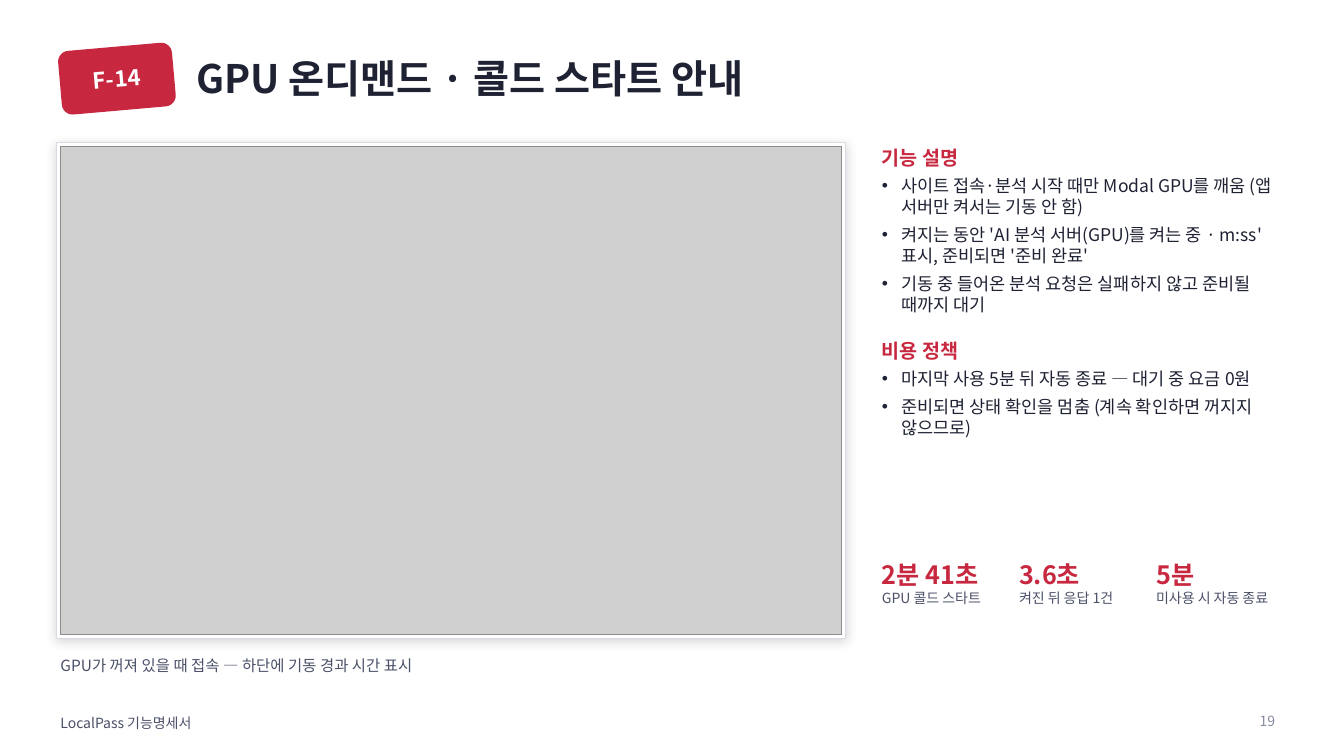
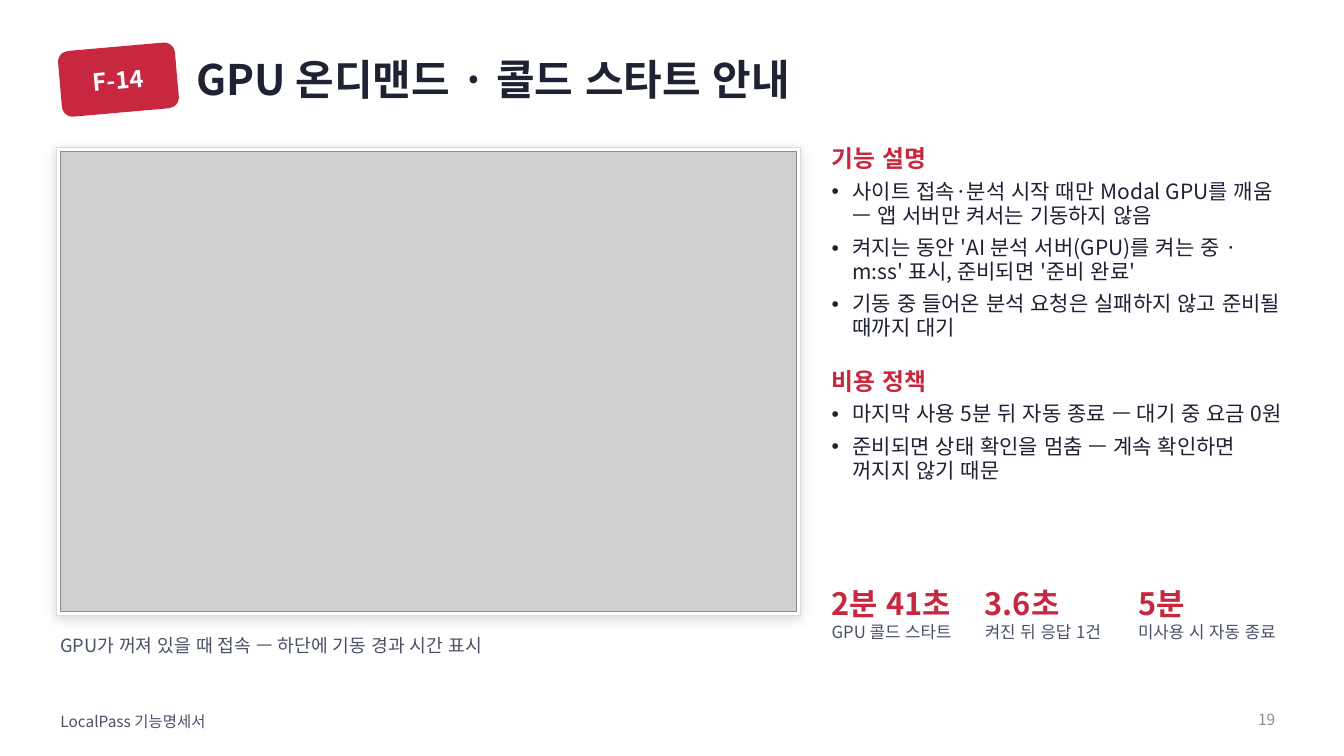
Before and after one commit to 55wind/localpass, a slide deck: slide 19 of docs/LocalPass_기능명세서.pptx. Drawn at 1344x756 pixels with LibreOffice and Linux fonts; fonts in the diff are those of the drawing; grey boxes stand for pictures. Boxes give left, top, right and bottom in pixels: in the first picture for what was removed or moved away, otherwise in the second. Text is boxed around its words. In the diff, an @@ line names an element or a change of style, - is before the commit and + after.

```diff
--- a/docs/LocalPass_기능명세서.pptx
+++ b/docs/LocalPass_기능명세서.pptx
@@ rounded rectangle "F-14" at (x1=58, y1=42, x2=179, y2=117): size 16 to 17 pt; proportions changed @@
@@ title "GPU 온디맨드 · 콜드 스타트 ..." at (x1=197, y1=59, x2=790, y2=99): size 28 to 30 pt @@
@@ rectangle resized from (x1=56, y1=142, x2=846, y2=638) to (x1=56, y1=147, x2=801, y2=615) @@
@@ text at (x1=832, y1=147, x2=1282, y2=423): size 14 to 17 pt in "기능 설명", "비용 정책"; size 12.5 to 15 pt in "켜지는 동안 'AI 분석 서버(GPU)를 켜는 중 ...", "기동 중 들어온 분석 요청은 실패하지 않고 ...", "마지막 사용 5분 뒤 자동 종료 — ..."; line spacing 1 to 0.95; more space between paragraphs; indent changed @@
@@ text "기능 설명" moved from (x1=882, y1=148, x2=1272, y2=438) to (x1=832, y1=147, x2=1282, y2=480) @@
@@ picture resized from (x1=60, y1=146, x2=842, y2=634) to (x1=60, y1=151, x2=797, y2=611) @@
@@ text at (x1=853, y1=181, x2=1273, y2=225): text changed; size 12.5 to 15 pt @@
-• 사이트 접속·분석 시작 때만 Modal GPU를 깨움 (앱 서버만 켜서는 기동 안 함)
+• 사이트 접속·분석 시작 때만 Modal GPU를 깨움 — 앱 서버만 켜서는 기동하지 않음
@@ text at (x1=853, y1=436, x2=1235, y2=480): text changed; size 12.5 to 15 pt @@
-• 준비되면 상태 확인을 멈춤 (계속 확인하면 꺼지지 않으므로)
+• 준비되면 상태 확인을 멈춤 — 계속 확인하면 꺼지지 않기 때문
@@ text "2분 41초" moved from (x1=882, y1=563, x2=981, y2=604) to (x1=832, y1=589, x2=952, y2=640) @@
@@ text "2분 41초" at (x1=832, y1=589, x2=952, y2=640): size 18 to 22 pt in "2분 41초"; size 10 to 12 pt in "GPU 콜드 스타트" @@
@@ text "3.6초" moved from (x1=1019, y1=563, x2=1114, y2=604) to (x1=985, y1=589, x2=1101, y2=640) @@
@@ text "3.6초" at (x1=985, y1=589, x2=1101, y2=640): size 18 to 22 pt in "3.6초"; size 10 to 12 pt in "켜진 뒤 응답 1건" @@
@@ text "5분" moved from (x1=1156, y1=563, x2=1268, y2=604) to (x1=1138, y1=590, x2=1276, y2=640) @@
@@ text "5분" at (x1=1138, y1=590, x2=1276, y2=640): size 18 to 22 pt in "5분"; size 10 to 12 pt in "미사용 시 자동 종료" @@
@@ text "GPU가 꺼져 있을 때 접속 ..." moved from (x1=60, y1=658, x2=412, y2=672) to (x1=60, y1=637, x2=481, y2=654) @@
@@ text "GPU가 꺼져 있을 때 접속 ..." at (x1=60, y1=637, x2=481, y2=654): size 11 to 13 pt @@
@@ text "LocalPass 기능명세서" at (x1=60, y1=714, x2=205, y2=728): size 10 to 11 pt @@
@@ page number at (x1=1258, y1=713, x2=1275, y2=725): size 10 to 11 pt @@
```
Also in this commit, not shown: 25 other slides changed, 2 other files.
